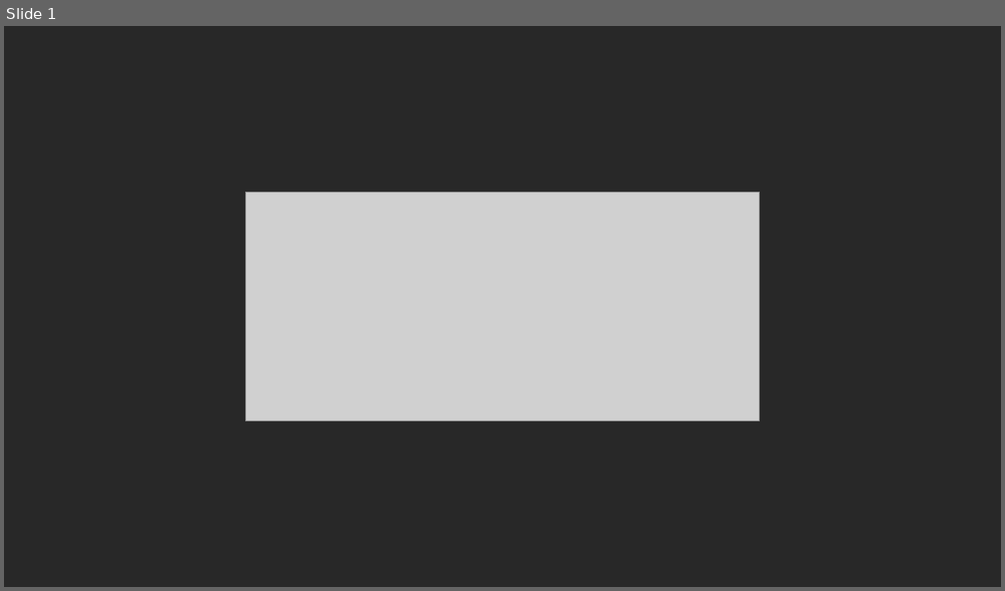
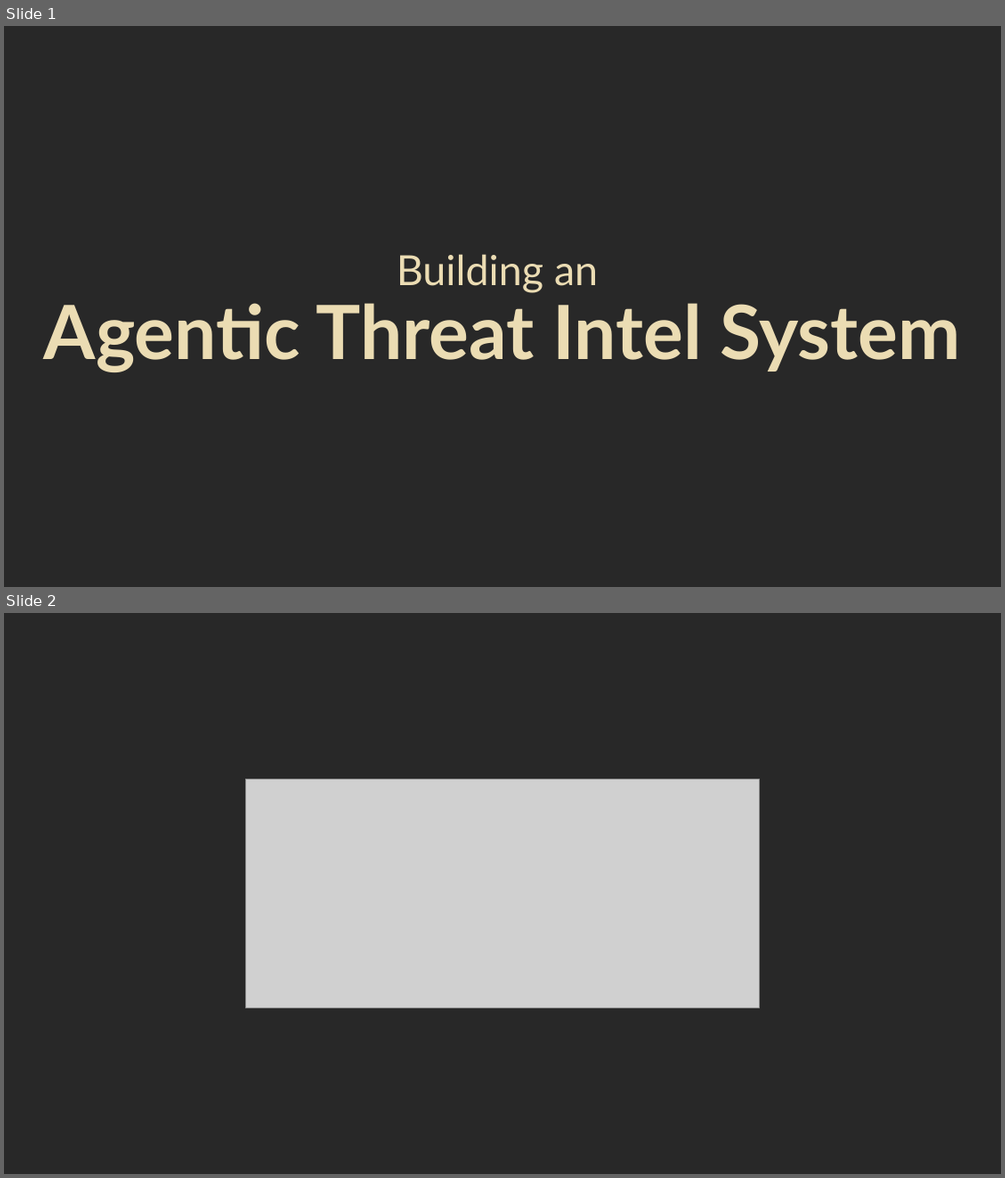
Before and after one commit to theaj42/presentations, a slide deck: Agentic_Threat_Intel/2026-01-21_DePaul-Presentation.pptx. Shown one above the other, each under a label of ours: slide 1 before the commit, slides 1 and 2 after it. The pictures are 1005x591 and 1005x1178 pixels, drawn with LibreOffice and Linux fonts; fonts in the diff are those of the drawing; grey boxes stand for pictures. Boxes give left, top, right and bottom in pixels: in the first picture for what was removed or moved away, otherwise in the second. Text is boxed around its words. In the diff, an @@ line names an element or a change of style, - is before the commit and + after.

```diff
--- a/Agentic_Threat_Intel/2026-01-21_DePaul-Presentation.pptx
+++ b/Agentic_Threat_Intel/2026-01-21_DePaul-Presentation.pptx
@@ slide 1 added at (x1=4, y1=26, x2=1001, y2=587), background #282828 @@
@@ title added at (x1=44, y1=254, x2=960, y2=372), 72 pt, text #EBDCB3, bold @@
+Building an
+Agentic Threat Intel System
@@ what was slide 1 is now slide 2 @@
```
Also in this commit, not shown: 2 slides changed, 5 other slides added.
